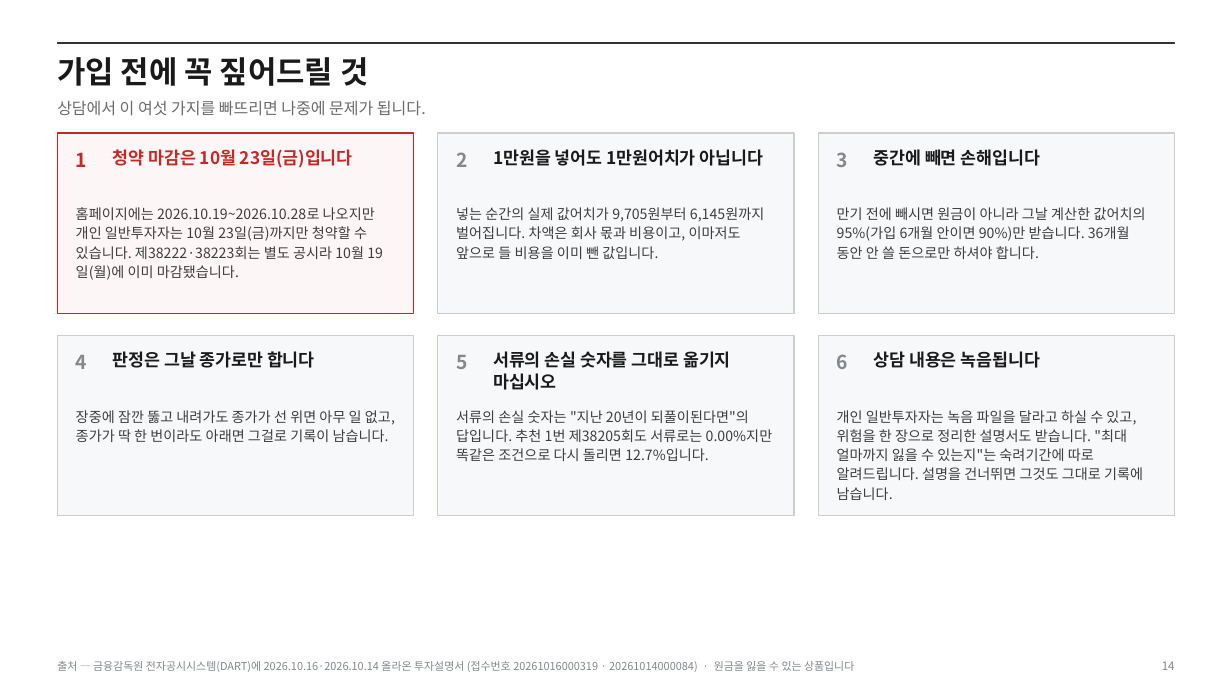
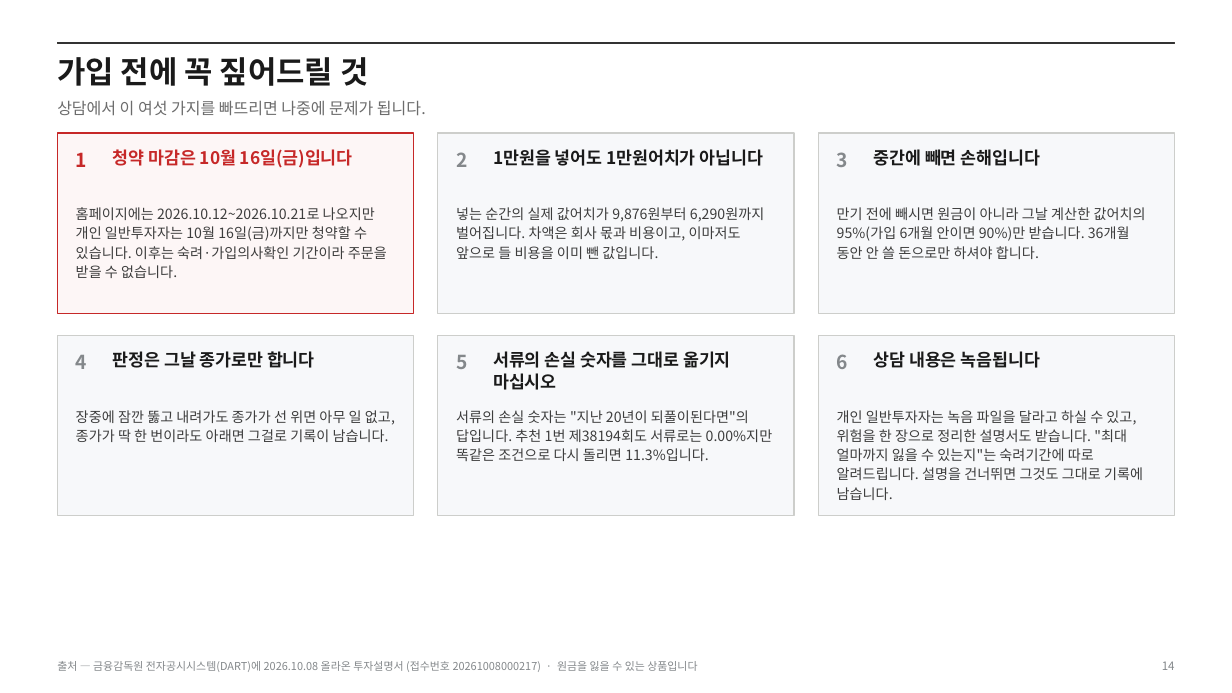
Before and after one commit to hanaroline/work_1, a slide deck: slide 14 of els-analysis-deck.pptx. Drawn at 1232x693 pixels with LibreOffice and Linux fonts; fonts in the diff are those of the drawing. Boxes give left, top, right and bottom in pixels: in the first picture for what was removed or moved away, otherwise in the second. Text is boxed around its words. In the diff, an @@ line names an element or a change of style, - is before the commit and + after.

```diff
--- a/els-analysis-deck.pptx
+++ b/els-analysis-deck.pptx
@@ text at <box>113,149,353,168</box>: text changed @@
-청약 마감은 10월 23일(금)입니다
+청약 마감은 10월 16일(금)입니다
@@ text at <box>76,207,387,278</box>: text changed @@
-홈페이지에는 2026.10.19~2026.10.28로 나오지만 개인 일반투자자는 10월 23일(금)까지만 청약할 수 있습니다. 제38222·38223회는 별도 공시라 10월 19일(월)에 이미 마감됐습니다.
+홈페이지에는 2026.10.12~2026.10.21로 나오지만 개인 일반투자자는 10월 16일(금)까지만 청약할 수 있습니다. 이후는 숙려·가입의사확인 기간이라 주문을 받을 수 없습니다.
@@ text at <box>456,207,764,259</box>: text changed @@
-넣는 순간의 실제 값어치가 9,705원부터 6,145원까지 벌어집니다. 차액은 회사 몫과 비용이고, 이마저도 앞으로 들 비용을 이미 뺀 값입니다.
+넣는 순간의 실제 값어치가 9,876원부터 6,290원까지 벌어집니다. 차액은 회사 몫과 비용이고, 이마저도 앞으로 들 비용을 이미 뺀 값입니다.
@@ text at <box>456,410,773,461</box>: text changed @@
-서류의 손실 숫자는 "지난 20년이 되풀이된다면"의 답입니다. 추천 1번 제38205회도 서류로는 0.00%지만 똑같은 조건으로 다시 돌리면 12.7%입니다.
+서류의 손실 숫자는 "지난 20년이 되풀이된다면"의 답입니다. 추천 1번 제38194회도 서류로는 0.00%지만 똑같은 조건으로 다시 돌리면 11.3%입니다.
@@ text at <box>57,661,697,672</box>: text changed @@
-출처 — 금융감독원 전자공시시스템(DART)에 2026.10.16·2026.10.14 올라온 투자설명서 (접수번호 20261016000319 · 20261014000084) · 원금을 잃을 수 있는 상품입니다
+출처 — 금융감독원 전자공시시스템(DART)에 2026.10.08 올라온 투자설명서 (접수번호 20261008000217) · 원금을 잃을 수 있는 상품입니다
```
Also in this commit, not shown: 15 other slides changed, 23 other files.
